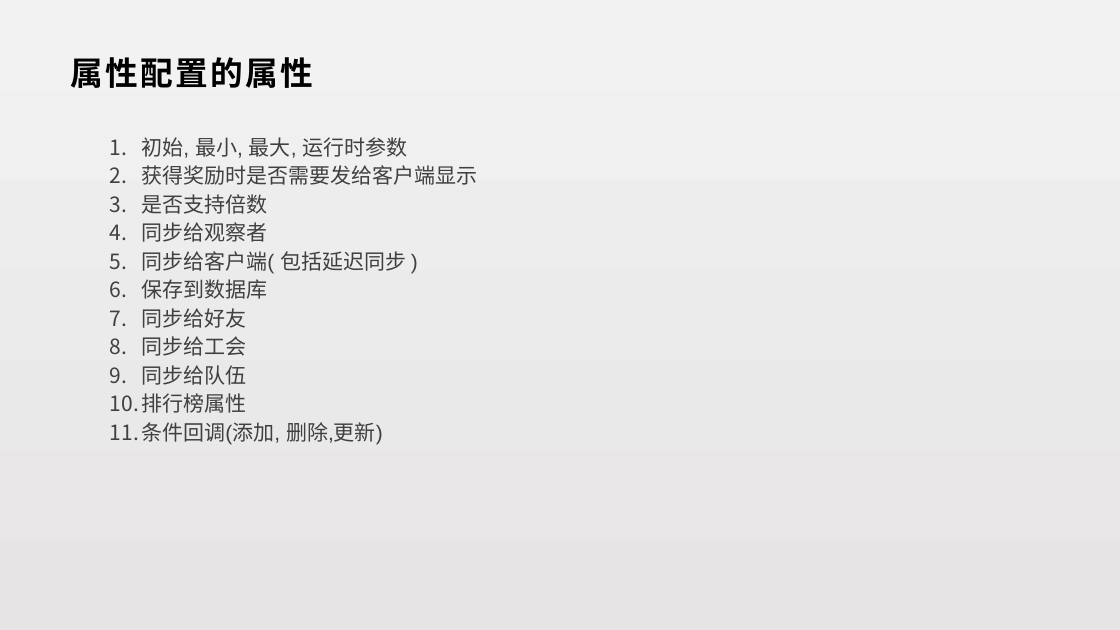
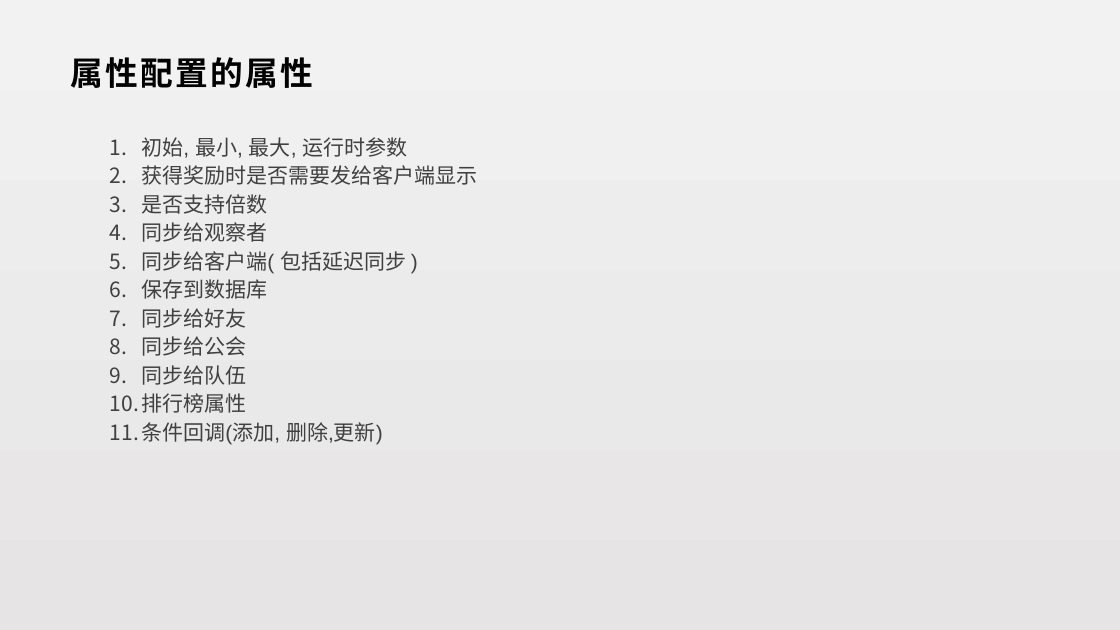
Before and after one commit to lori227/KFrame, a slide deck: slide 21 of _doc/KFrame.pptx. Drawn at 1120x630 pixels with LibreOffice and Linux fonts; fonts in the diff are those of the drawing. Boxes give left, top, right and bottom in pixels: in the first picture for what was removed or moved away, otherwise in the second. Text is boxed around its words. In the diff, an @@ line names an element or a change of style, - is before the commit and + after.

```diff
--- a/_doc/KFrame.pptx
+++ b/_doc/KFrame.pptx
@@ text at (x1=141, y1=336, x2=246, y2=356): text changed @@
-  8. 同步给工会
+  8. 同步给公会
```
Also in this commit, not shown: 4 other slides changed, 30 other files.
